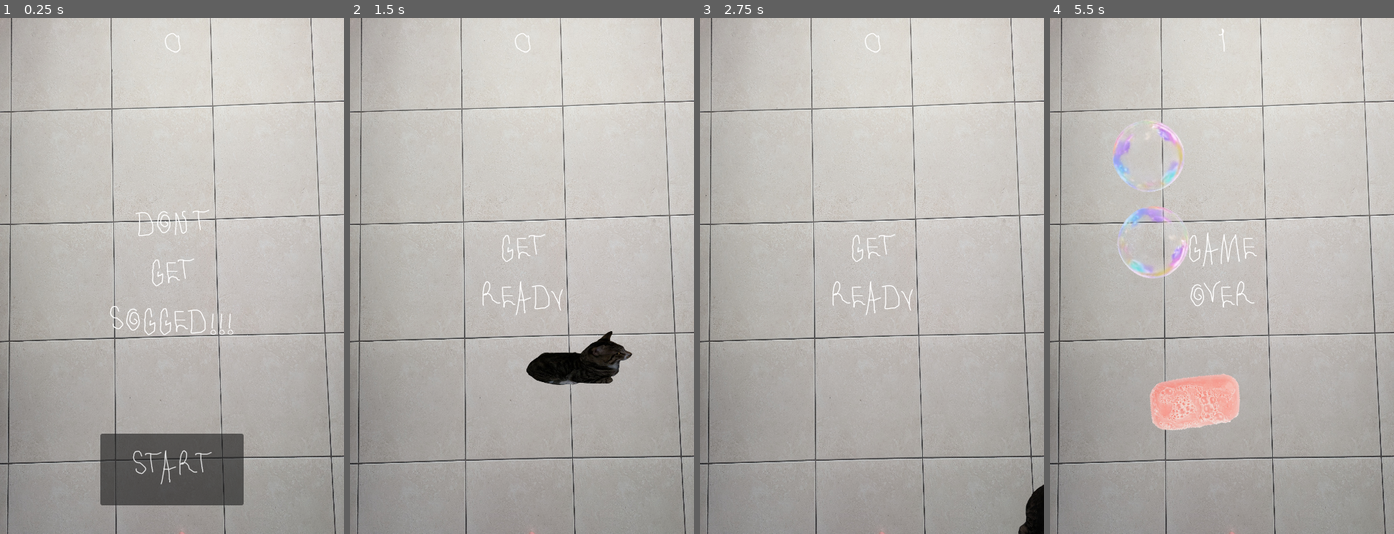
Above: before the commit, frames 1-4 (left to right).
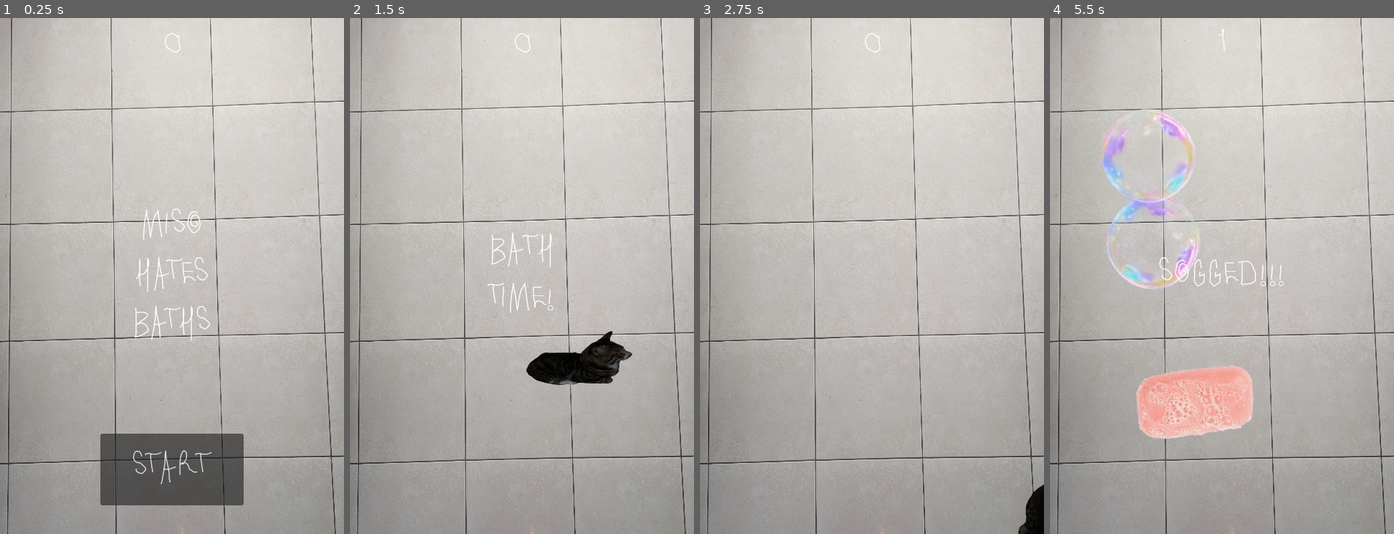
Above: after the commit, the same moments.

Repository: Edwartoes/Miso-Hates-Baths
Game: Godot game, scene res://main.tscn
The game is run twice, just before and just after one commit, with the same random seed, the same clock (stepped at 60 frames per second) and the same inputs.
Inputs:
- Up to frame 1 (0.25 s): no input
- Up to frame 2 (1.5 s): click "Start" at 0.5 s; tap Enter at 1.25 s; hold Right (moveRight) from 1.28 s (still down)
- Up to frame 3 (2.75 s): release Right (moveRight) at 2.03 s; hold Down (moveDown) from 2.03 s (still down)
- Up to frame 4 (5.5 s): release Down (moveDown) at 2.78 s; hold Right (moveRight) 2.78-3.53 s; hold Up (moveUp) 3.53-4.28 s; hold Left (moveLeft) from 4.28 s (still down)

The runs differ from the first frame. In frame 1, 0.9% of the frame differs, in the area x 31-68%, y 36-63%; in frame 2, 0.5%; in frame 3, 0.3%; in frame 4, 5.9%, in the area x 15-69%, y 17-82%.

Commit message:
slight bug fixes
slight bug fixes regarding the message child

Diff:
--- a/Enemies/BasicEnemy.tscn
+++ b/Enemies/BasicEnemy.tscn
@@ -42,6 +42,7 @@
 script = ExtResource("1_xnctp")
 
 [node name="AnimatedSprite2D" type="AnimatedSprite2D" parent="." unique_id=1901298633]
+scale = Vector2(1.3, 1.3)
 sprite_frames = SubResource("SpriteFrames_p5pgp")
 animation = &"brush"
 
--- a/Player/Miso.tscn
+++ b/Player/Miso.tscn
@@ -57,16 +57,15 @@
 position = Vector2(0, 0.97900176)
 scale = Vector2(0.49593785, 0.46319106)
 sprite_frames = SubResource("SpriteFrames_e7fdf")
-animation = &"up"
+animation = &"walk"
 
 [node name="CollisionShape2D (UpDown)" type="CollisionShape2D" parent="." unique_id=1531684136]
-position = Vector2(5, 0)
+position = Vector2(5.0504637, 0)
 rotation = -3.1415925
 scale = Vector2(-7.024, 5)
 shape = SubResource("CapsuleShape2D_e7fdf")
 
 [node name="CollisionShape2D (LeftRight)" type="CollisionShape2D" parent="." unique_id=2019348646]
-visible = false
 position = Vector2(-9.595878, 21.912048)
 rotation = 1.5707964
 scale = Vector2(5, 5)
--- a/UI/hud.gd
+++ b/UI/hud.gd
@@ -18,11 +18,11 @@
 	$MessageTimer.start()
 
 func show_game_over():
-	show_message("Game Over")
+	show_message("Sogged!!!")
 	# Wait until the MessageTimer has counted down.
 	await $MessageTimer.timeout
 
-	$Message.text = "DON'T GET SOGGED!!!"
+	$Message.text = "Miso Hates Baths"
 	$Message.show()
 	# Make a one-shot timer and wait for it to finish.
 	await get_tree().create_timer(1.0).timeout
--- a/UI/hud.tscn
+++ b/UI/hud.tscn
@@ -36,7 +36,7 @@
 size_flags_horizontal = 4
 theme_override_fonts/font = ExtResource("1_ne75i")
 theme_override_font_sizes/font_size = 64
-text = "DON'T GET SOGGED!!!"
+text = "MISO HATES BATHS"
 horizontal_alignment = 1
 vertical_alignment = 1
 autowrap_mode = 2
@@ -62,3 +62,4 @@
 one_shot = true
 
 [connection signal="pressed" from="StartButton" to="." method="_on_start_button_pressed"]
+[connection signal="timeout" from="MessageTimer" to="." method="_on_message_timer_timeout"]
--- a/main.gd
+++ b/main.gd
@@ -22,7 +22,7 @@
 	$PlayerMiso.start($StartPosition.position)
 	$StartTimer.start()
 	$HUD.update_score(score)
-	$HUD.show_message("Get Ready")
+	$HUD.show_message("Bath Time!")
 	get_tree().call_group("mobs", "queue_free")
 	$Music.play()
 
